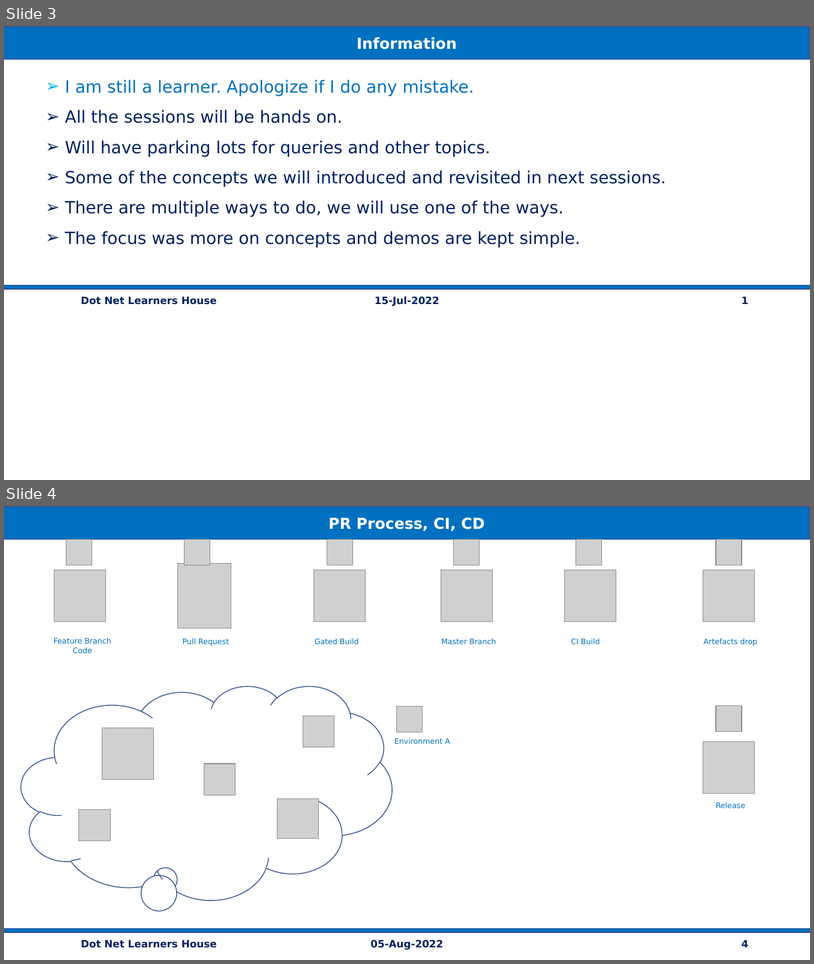
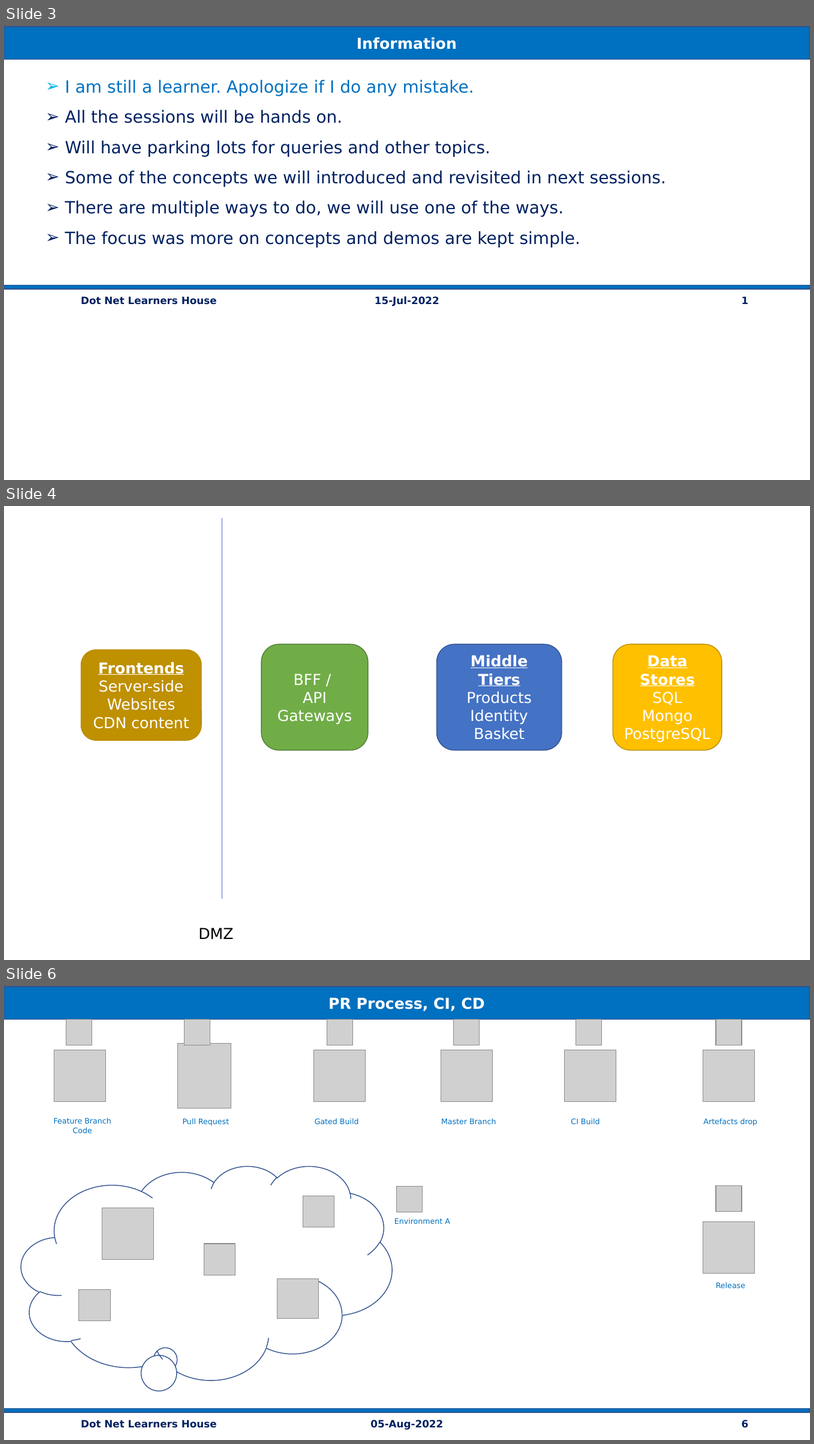
Before and after one commit to vishipayyallore/eshop-main, a slide deck: Documentation/Architecture.pptx. Shown one above the other, each under a label of ours: slides 3 and 4 before the commit, slides 3, 4 and 6 after it; the slides between them are not shown. The pictures are 814x964 and 814x1444 pixels, drawn with LibreOffice and Linux fonts; fonts in the diff are those of the drawing; grey boxes stand for pictures. Boxes give left, top, right and bottom in pixels: in the first picture for what was removed or moved away, otherwise in the second. Text is boxed around its words. In the diff, an @@ line names an element or a change of style, - is before the commit and + after.

```diff
--- a/Documentation/Architecture.pptx
+++ b/Documentation/Architecture.pptx
@@ slide 4 added at bbox=[4, 506, 810, 960], background #FFFFFF @@
@@ line added from (222, 518) to (222, 898), #4472C4 0.5 pt @@
@@ rounded rectangle added at bbox=[262, 644, 368, 750], fill #70AD47, outline #538035 1 pt, 18 pt, text #FFFFFF @@
+BFF /
+API Gateways
@@ rounded rectangle added at bbox=[437, 644, 563, 750], fill #4472C4, outline #325491 1 pt, 18 pt, text #FFFFFF @@
+Middle Tiers
+Products
+Identity
+Basket
@@ rounded rectangle added at bbox=[613, 644, 722, 750], fill #FFC000, outline #BD8E00 1 pt, 18 pt, text #FFFFFF @@
+Data Stores
+SQL
+Mongo
+PostgreSQL
@@ rounded rectangle added at bbox=[81, 650, 201, 741], fill #BF9000, outline #BD8E00 1 pt, 18 pt, text #FFFFFF @@
+Frontends
+Server-side Websites
+CDN content
@@ text added at bbox=[198, 927, 233, 939], 18 pt, text #000000 @@
+DMZ
@@ what was slide 4 is now slide 6 @@
@@ page number at bbox=[742, 1419, 749, 1428]: text changed @@
-4
+6
```
Also in this commit, not shown: 1 other slide added.
